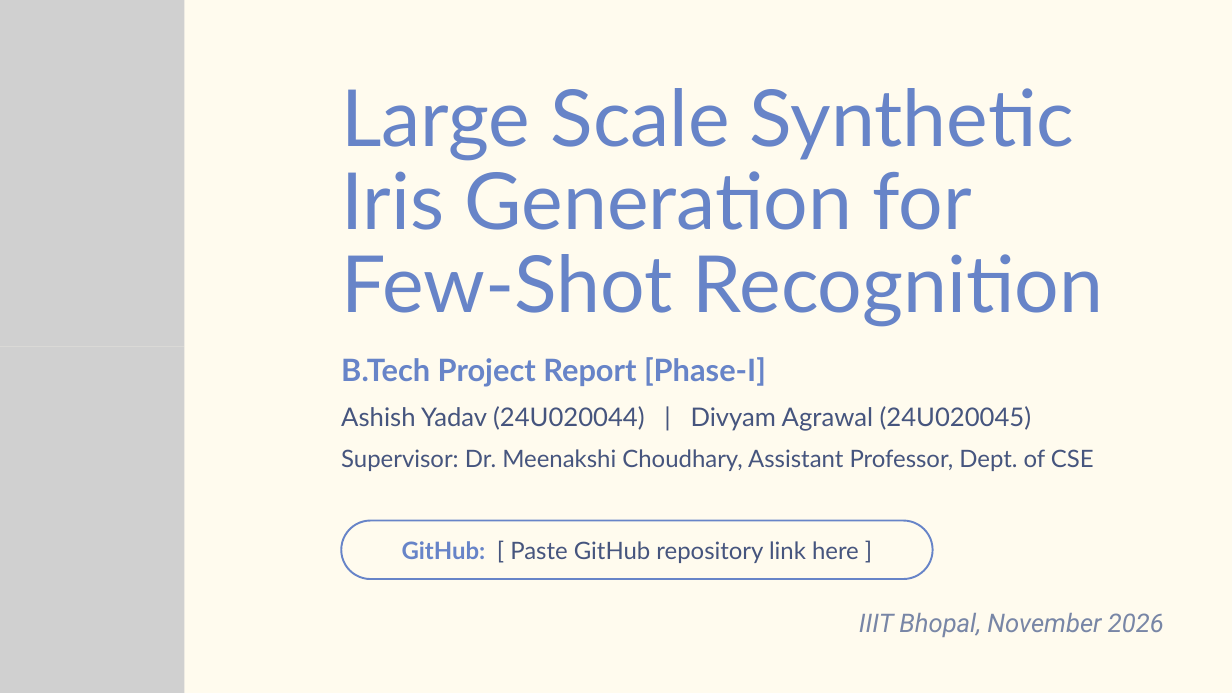
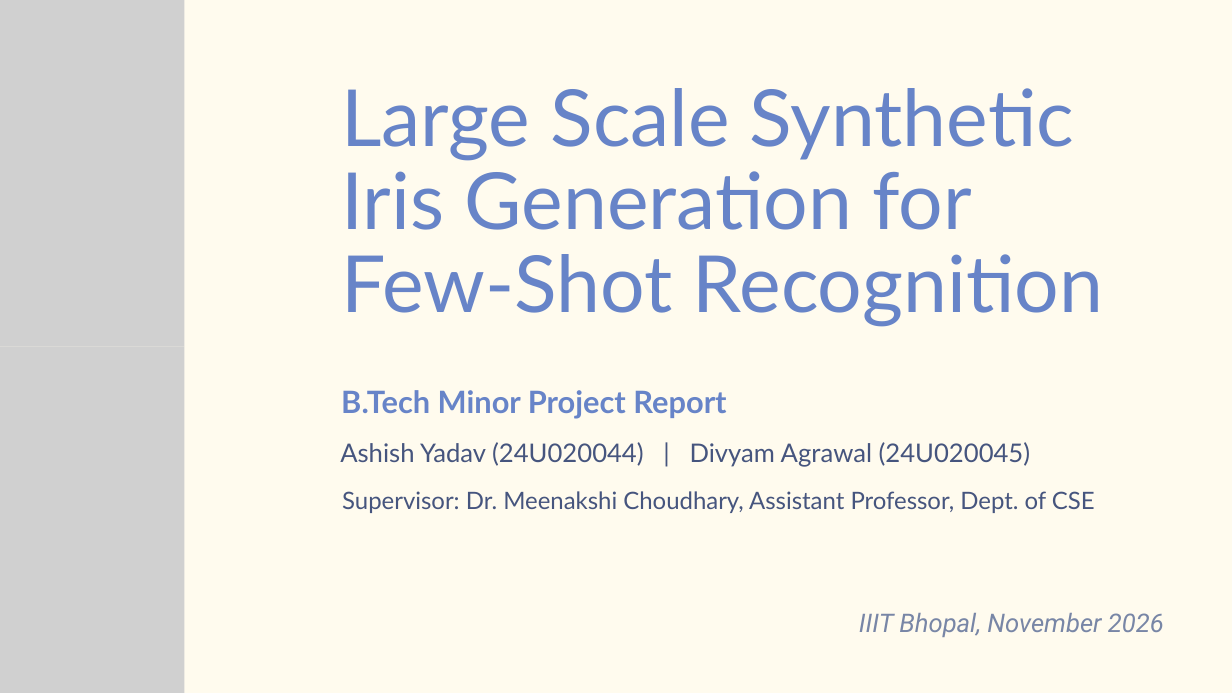
Before and after one commit to ashishya1206/Large-Scale-Aynthetic-Iris-Generation-For-Few-Shot-Generation, a slide deck: slide 1 of Docs/Group no. 24 Project Presentation.pptx. Drawn at 1232x693 pixels with LibreOffice and Linux fonts; fonts in the diff are those of the drawing; grey boxes stand for pictures. Boxes give left, top, right and bottom in pixels: in the first picture for what was removed or moved away, otherwise in the second. Text is boxed around its words. In the diff, an @@ line names an element or a change of style, - is before the commit and + after.

```diff
--- a/Docs/Group no. 24 Project Presentation.pptx
+++ b/Docs/Group no. 24 Project Presentation.pptx
@@ text at [341,390,726,419]: text changed @@
-B.Tech Project Report [Phase-I]
+B.Tech Minor Project Report
@@ text "Ashish Yadav (24U020044) | Divyam ...": place and size @@
-text "Ashish Yadav (24U020044) | Divyam ..." at [341,406,1032,431]
+text "Ashish Yadav (24U020044) | Divyam ..." at [340,442,1031,467]
@@ text "Supervisor: Dr. Meenakshi Choudhary, Assistant ...": place and size @@
-text "Supervisor: Dr. Meenakshi Choudhary, Assistant ..." at [341,449,1094,471]
+text "Supervisor: Dr. Meenakshi Choudhary, Assistant ..." at [342,491,1095,513]
@@ rounded rectangle removed at [341,521,933,579] @@
@@ text removed at [402,541,859,563] @@
-GitHub: [ Paste GitHub repository link here ]
```
Also in this commit, not shown: 9 other slides changed, 1 other file.
